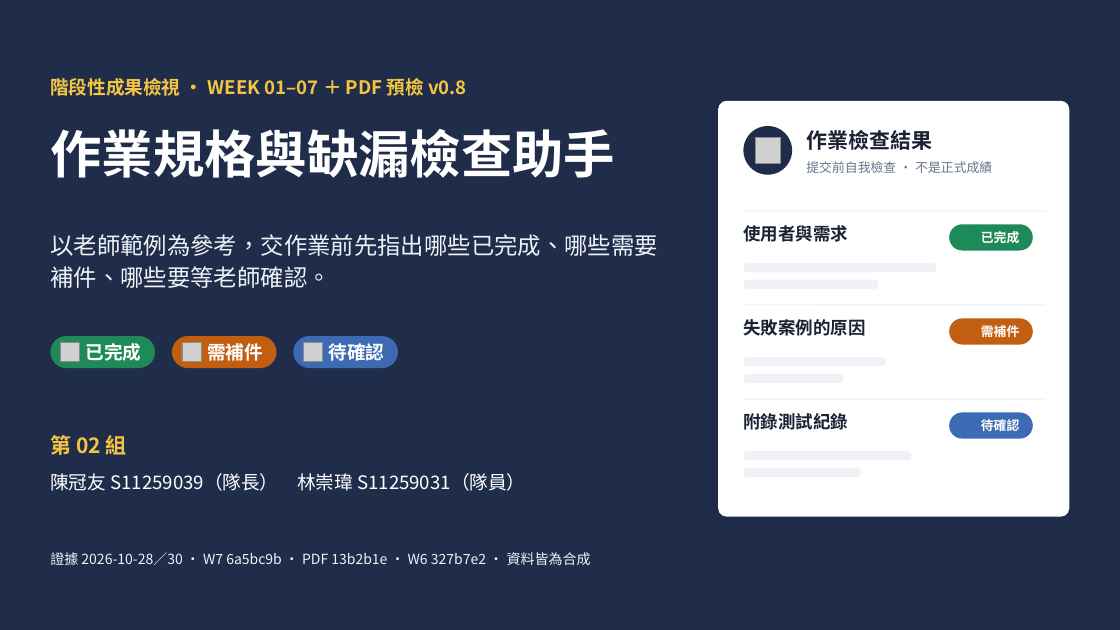
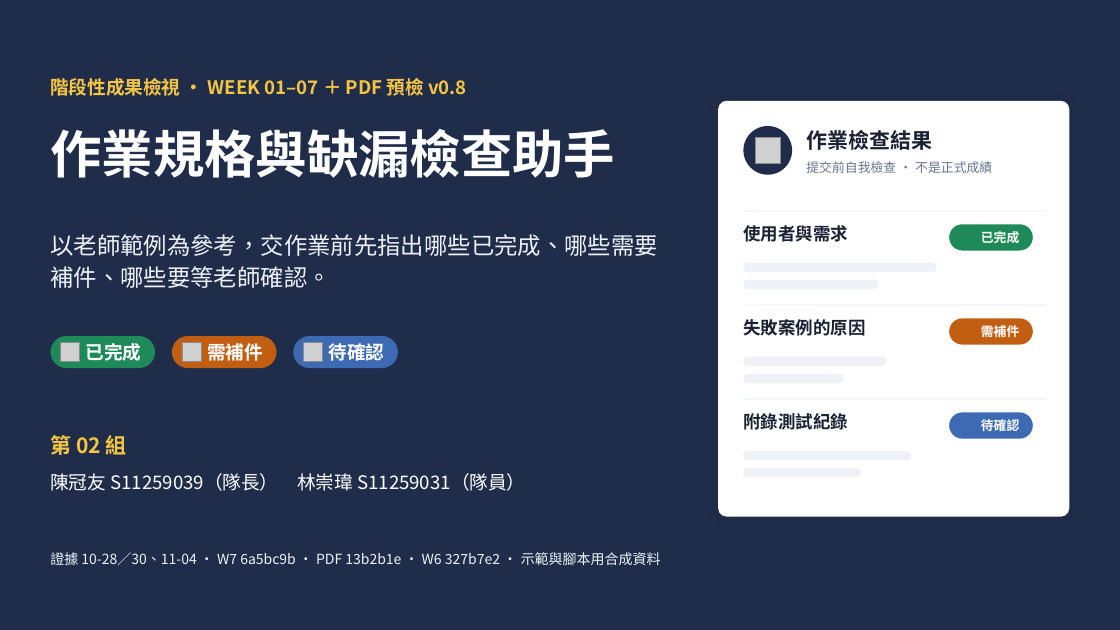
Before and after one commit to yoyo6108876/nutn-agent-2026f-team2-campus-life, a slide deck: slide 1 of reports/phase-review-v2/phase-review-v2.pptx. Drawn at 1120x630 pixels with LibreOffice and Linux fonts; fonts in the diff are those of the drawing; grey boxes stand for pictures; background and template pictures are left out. Boxes give left, top, right and bottom in pixels: in the first picture for what was removed or moved away, otherwise in the second. Text is boxed around its words. In the diff, an @@ line names an element or a change of style, - is before the commit and + after.

```diff
--- a/reports/phase-review-v2/phase-review-v2.pptx
+++ b/reports/phase-review-v2/phase-review-v2.pptx
@@ text at <box>50,552,661,565</box>: text changed @@
-證據 2026-10-28／30 · W7 6a5bc9b · PDF 13b2b1e · W6 327b7e2 · 資料皆為合成
+證據 10-28／30、11-04 · W7 6a5bc9b · PDF 13b2b1e · W6 327b7e2 · 示範與腳本用合成資料
```
Also in this commit, not shown: 7 other slides changed, 11 other files.
